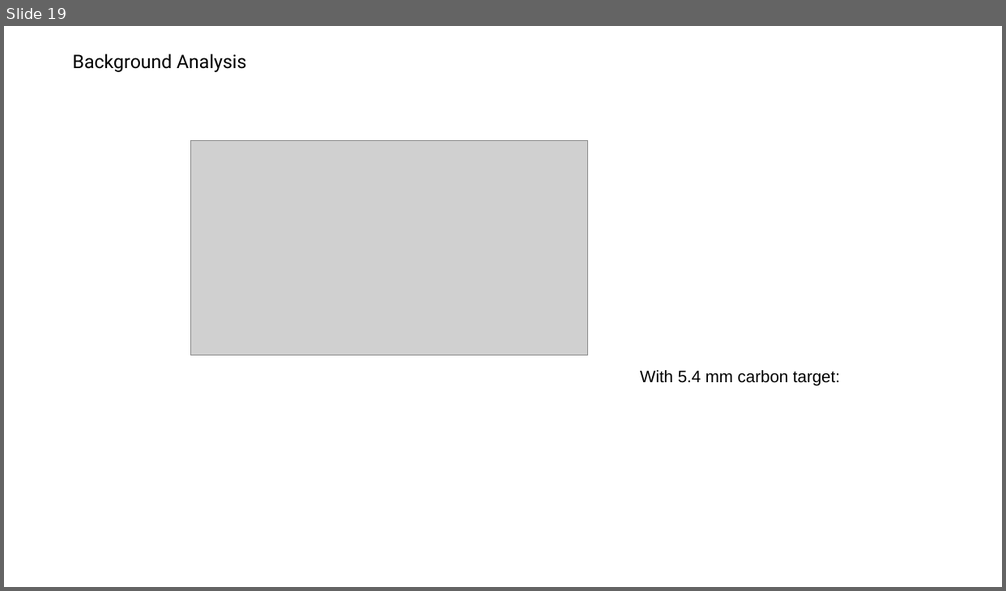
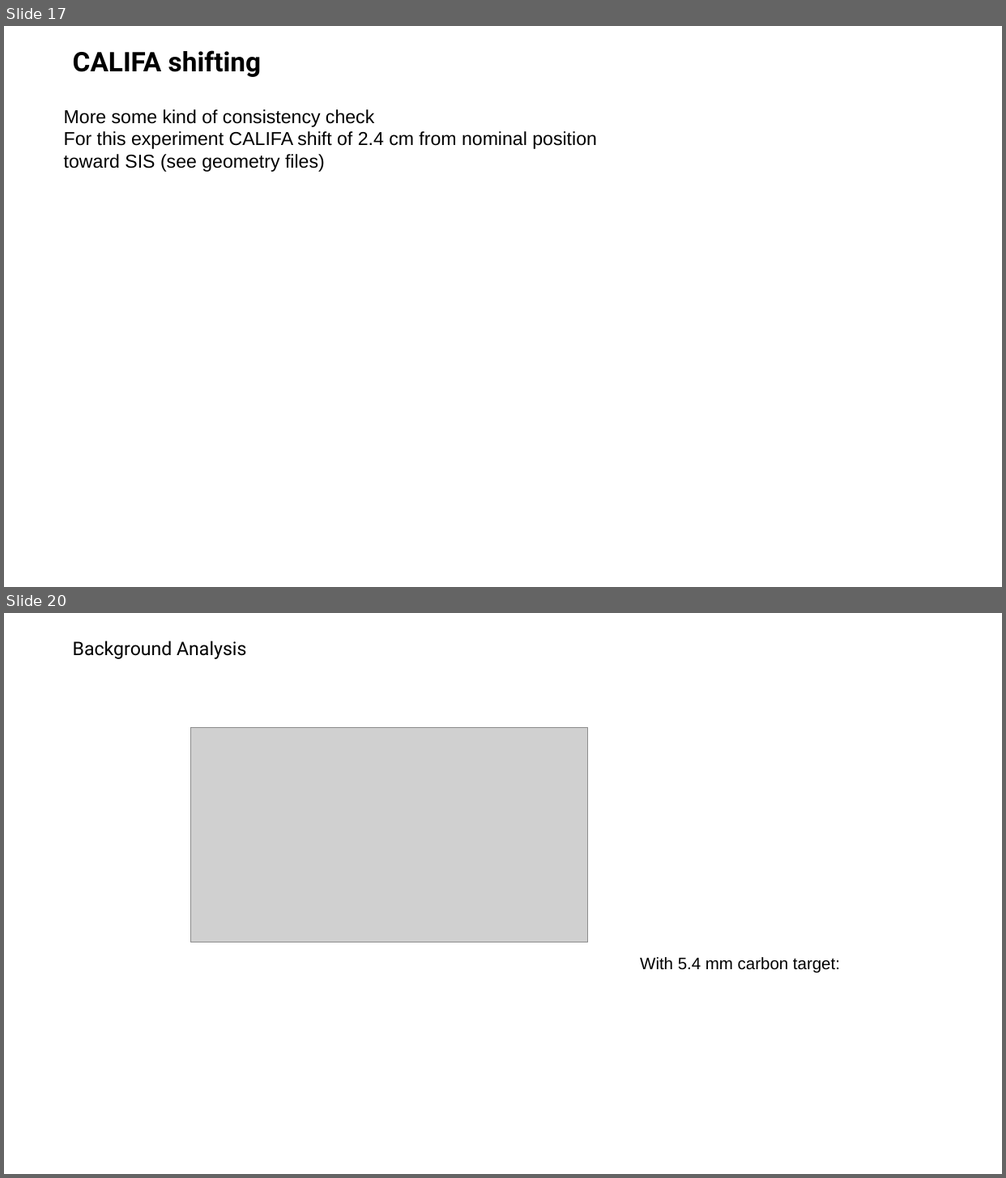
Before and after one commit to jenegger/r3b_wg, a slide deck: presentation_wg.odp. Shown one above the other, each under a label of ours: slide 19 before the commit, slides 17 and 20 after it; the slides between them are not shown. The pictures are 1006x591 and 1006x1178 pixels, drawn with LibreOffice and Linux fonts; fonts in the diff are those of the drawing; grey boxes stand for pictures; background and template pictures are left out. Boxes give left, top, right and bottom in pixels: in the first picture for what was removed or moved away, otherwise in the second. Text is boxed around its words. In the diff, an @@ line names an element or a change of style, - is before the commit and + after.

Commit message:
califa shifting started

```diff
--- a/presentation_wg.odp
+++ b/presentation_wg.odp
@@ slide 17 added at [4,26,1002,587], background #FFFFFF @@
@@ title added at [73,50,261,77], 26 pt, text #000000, bold @@
+CALIFA shifting
@@ text added at [64,109,597,172], 18 pt, text #000000 @@
+More some kind of consistency check
+For this experiment CALIFA shift of 2.4 cm from nominal position toward SIS (see geometry files)
@@ what was slide 19 is now slide 20 @@
```
Also in this commit, not shown: 1 slide changed, 3 other slides added, 3 slides removed, 1 other file.
